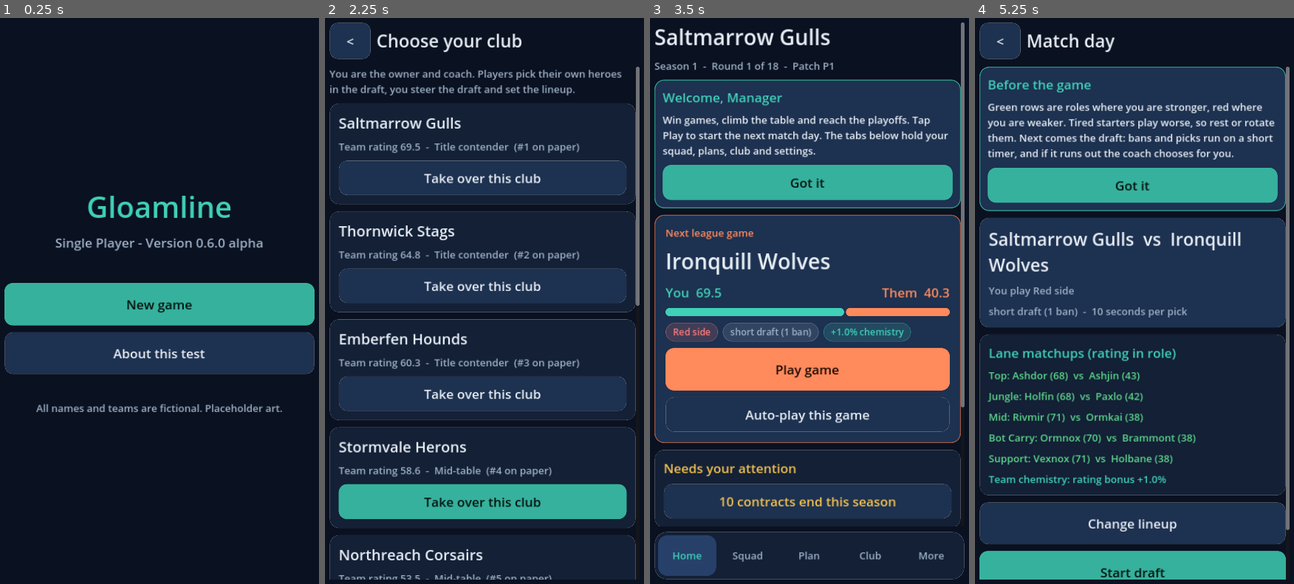
Above: before the commit, frames 1-4 (left to right).
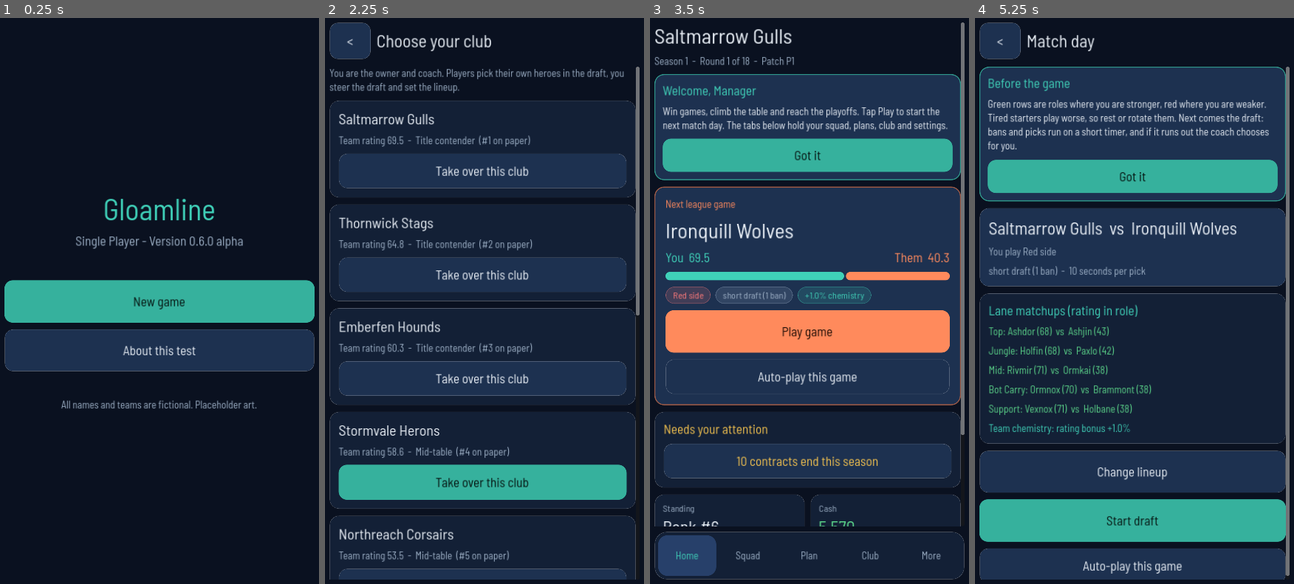
Above: after the commit, the same moments.

Repository: lowfuyi/MOBA-Manager-Dev
Game: Godot game, scene res://scenes/main.tscn
Two runs of this game, one before a commit and one after it. Both use one fixed random seed, a clock stepped at 60 frames per second and the inputs below.
Inputs:
- Up to frame 1 (0.25 s): no input
- Up to frame 2 (2.25 s): click "New game" at 0.5 s; click "<" at 1.25 s; click "New game" at 2 s
- Up to frame 3 (3.5 s): click "Take over this club" at 2.75 s
- Up to frame 4 (5.25 s): click "Play game" at 3.5 s; click "Start draft" at 4.25 s; click "<" at 5 s

The runs differ from the first frame. In frame 1, 5.2% of the frame differs, in the area x 1-99%, y 31-70%; in frame 2, 29%; in frame 3, 51%, in the area x 1-99%, y 1-97%; in frame 4, 43%.

Commit message:
WIP Alpha 0.7 build planning and font spike from agents still running (unreviewed)
Co-Authored-By: Claude Sonnet 5.5 <noreply@anthropic.com>
Claude-Session: https://claude.ai/code/session_01JASFmGF2NGFT2SSDw2Hj5Z

Diff:
--- /dev/null
+++ b/game/assets/fonts/default_font.tres
@@ -0,0 +1,10 @@
+[gd_resource type="FontVariation" load_steps=3 format=3]
+
+[ext_resource type="FontFile" path="res://assets/fonts/BarlowSemiCondensed-Regular.ttf" id="1"]
+
+[sub_resource type="SystemFont" id="SystemFont_fb"]
+font_names = PackedStringArray("sans-serif")
+
+[resource]
+base_font = ExtResource("1")
+fallbacks = [SubResource("SystemFont_fb")]
--- a/game/project.godot
+++ b/game/project.godot
@@ -11,6 +11,10 @@
 Strings="*res://src/core/strings.gd"
 App="*res://src/core/app.gd"
 
+[gui]
+
+theme/custom_font="res://assets/fonts/default_font.tres"
+
 [display]
 window/size/viewport_width=720
 window/size/viewport_height=1280
--- /dev/null
+++ b/game/tests/font_spike.gd
@@ -0,0 +1,234 @@
+extends SceneTree
+## Alpha 0.7 font spike (Engine / Graphics Programmer). Measures real Barlow Semi Condensed widths
+## in Godot's own text server, checks tnum, and checks the project default font reaches
+## Label and Button. Not part of run_all_checks.sh. Needs no autoloads.
+##   godot --headless --path game --script res://tests/font_spike.gd
+## Optional picture of the tnum check (needs a display): add `-- render=/some/dir`.
+
+const F := "res://assets/fonts/BarlowSemiCondensed-%s.ttf"
+const LANES := ["Top", "Mid", "Bot"]
+const PLACES := ["Stoneback", "Moonhulk", "The Cairn", "Wrenfell"]
+
+var _fails := 0
+var _w: Dictionary = {}
+
+
+func _font(weight: String, tnum: bool = false) -> Font:
+	var base: FontFile = load(F % weight)
+	if not tnum:
+		return base
+	var fv := FontVariation.new()
+	fv.base_font = base
+	fv.opentype_features = {"tnum": 1}
+	return fv
+
+
+func _width(font: Font, text: String, size: int) -> float:
+	return font.get_string_size(text, HORIZONTAL_ALIGNMENT_LEFT, -1, size).x
+
+
+func _check(ok: bool, what: String) -> void:
+	print("  [%s] %s" % ["ok" if ok else "FAIL", what])
+	if not ok:
+		_fails += 1
+
+
+func _labels() -> Array[String]:
+	var out: Array[String] = []
+	var f := FileAccess.open(ProjectSettings.globalize_path("res://").path_join("../docs/design/ACTION-VOCABULARY.md"), FileAccess.READ)
+	if f == null:
+		print("  cannot open ACTION-VOCABULARY.md")
+		return out
+	var in_catalogue := false
+	for line in f.get_as_text().split("\n"):
+		if line.begins_with("### 4.3"):
+			in_catalogue = true
+			continue
+		if in_catalogue and line.begins_with("## "):
+			break
+		if in_catalogue and line.begins_with("| `"):
+			var cols := line.split("|")
+			# cols: "", id, shown when, v1, v2, v3, ""
+			if cols.size() >= 7:
+				for i in [3, 4, 5]:
+					out.append(String(cols[i]).strip_edges())
+	return out
+
+
+func _initialize() -> void:
+	print("== Font spike, Godot %s ==" % Engine.get_version_info().string)
+	var args := OS.get_cmdline_user_args()
+	_intent_labels()
+	_titles_and_cards()
+	_tnum()
+	_theme_default()
+	var render := ""
+	for a in args:
+		if a.begins_with("render="):
+			render = a.substr(7)
+	if render != "":
+		await _render(render)
+	print("== font spike: %s ==" % ("ALL OK" if _fails == 0 else "%d FAILED" % _fails))
+	quit(0 if _fails == 0 else 1)
+
+
+func _intent_labels() -> void:
+	print("-- 1. Intent labels (ACTION-VOCABULARY 4.3), 24 px")
+	var labels := _labels()
+	_check(labels.size() == 156, "label count %d (spec: 156)" % labels.size())
+	for weight in ["Regular", "Medium", "SemiBold", "Bold"]:
+		var font := _font(weight)
+		var best := 0.0
+		var best_text := ""
+		var best_fill := ""
+		var total := 0.0
+		var n := 0
+		for raw in labels:
+			# Substitute every fill option and keep the widest realisation of the line.
+			var variants: Array[String] = [raw]
+			for key in ["{lane}", "{place}", "{hero}"]:
+				var next: Array[String] = []
+				for v in variants:
+					if not v.contains(key):
+						next.append(v)
+						continue
+					var opts: Array = LANES if key == "{lane}" else (PLACES if key == "{place}" else ["Gravenstone", "Tanglewick", "Tessarine"])
+					for o in opts:
+						next.append(v.replace(key, o))
+				variants = next
+			var line_best := 0.0
+			var line_text := ""
+			for v in variants:
+				var wv := _width(font, v, 24)
+				if wv > line_best:
+					line_best = wv
+					line_text = v
+			total += line_best
+			n += 1
+			if line_best > best:
+				best = line_best
+				best_text = line_text
+		print("  %-9s 24 px: longest %.1f px (\"%s\"), mean %.1f px over %d lines" % [weight, best, best_text, total / n, n])
+		_w["intent_" + weight] = best
+	var sb: float = _w["intent_SemiBold"]
+	print("  spec claims 239 px at SemiBold; measured %.1f px (difference %+.1f)" % [sb, sb - 239.0])
+	_check(absf(sb - 239.0) <= 5.0, "SemiBold longest within 5 px of the spec's 239")
+
+
+func _titles_and_cards() -> void:
+	print("-- 2. Draft titles at Bold 40 and hero names")
+	var bold := _font("Bold")
+	var claims := {"Your ban": 141.0, "Your pick": 150.0, "Their ban": 152.0, "Their pick": 161.0}
+	for t in claims:
+		var wv := _width(bold, t, 40)
+		print("  \"%s\" Bold 40: %.1f px (spec %.0f, difference %+.1f)" % [t, wv, claims[t], wv - claims[t]])
+		_check(absf(wv - claims[t]) <= 3.0, "%s within 3 px" % t)
+	print("  large-text room 106 px: \"Their\" %.1f, \"pick\" %.1f, \"Your\" %.1f (each must be <= 106)" % [_width(bold, "Their", 40), _width(bold, "pick", 40), _width(bold, "Your", 40)])
+	_check(_width(bold, "Their", 40) <= 106.0 and _width(bold, "pick", 40) <= 106.0, "large-text two-line split fits 106 px")
+	print("  header room beside back button/ring/help at normal size: 200 px")
+	for t in claims:
+		_check(_width(bold, t, 40) <= 200.0, "%s fits 200 px" % t)
+	for pair in [["Medium", 26], ["SemiBold", 26], ["SemiBold", 36], ["Bold", 36]]:
+		var wv := _width(_font(pair[0]), "Gravenstone", pair[1])
+		print("  \"Gravenstone\" %s %d: %.1f px (large-text card 183 wide, about 160 px text room; 40 px padding assumed by the spec)" % [pair[0], pair[1], wv])
+		_w["grav_%s_%d" % [pair[0], pair[1]]] = wv
+	_check(_w["grav_SemiBold_26"] <= 160.0, "Gravenstone SemiBold 26 fits the 160 px text room")
+	print("  Gravenstone at Heading 36 SemiBold %.1f px against the whole 183 px card: %s" % [_w["grav_SemiBold_36"], "fits only with <= %.0f px total side padding" % (183.0 - _w["grav_SemiBold_36"])])
+	# All 40 hero names at 26 SemiBold.
+	var f := FileAccess.open("res://data/heroes.json", FileAccess.READ)
+	var heroes: Array = JSON.parse_string(f.get_as_text())
+	var widest := 0.0
+	var widest_n := ""
+	for h in heroes:
+		var wv := _width(_font("SemiBold"), String(h["name"]), 26)
+		if wv > widest:
+			widest = wv
+			widest_n = h["name"]
+	print("  all %d hero names, SemiBold 26: widest \"%s\" %.1f px" % [heroes.size(), widest_n, widest])
+	var long_club := _width(_font("Regular"), "Northreach Corsairs", 32)
+	print("  \"Northreach Corsairs\" Regular 32: %.1f px (art bible 250); Bold 48: %.1f (art bible 391)" % [long_club, _width(_font("Bold"), "Northreach Corsairs", 48)])
+	print("  \"Season complete\" ExtraBold 64: %.1f (art bible 450)" % _width(_font("ExtraBold"), "Season complete", 64))
+
+
+func _tnum() -> void:
+	print("-- 3. Tabular numerals (FontVariation.opentype_features = tnum)")
+	for weight in ["Regular", "SemiBold", "Bold"]:
+		var plain := _font(weight)
+		var tab := _font(weight, true)
+		var p1 := _width(plain, "1111111", 32)
+		var p0 := _width(plain, "0000000", 32)
+		var t1 := _width(tab, "1111111", 32)
+		var t0 := _width(tab, "0000000", 32)
+		var t8 := _width(tab, "8888888", 32)
+		print("  %-8s 32 px, 7 digits: proportional 1s %.1f / 0s %.1f ; tnum 1s %.1f / 0s %.1f / 8s %.1f" % [weight, p1, p0, t1, t0, t8])
+		_check(absf(p1 - p0) > 10.0, "%s default digits are proportional (1 narrower than 0)" % weight)
+		_check(absf(t1 - t0) < 0.5 and absf(t0 - t8) < 0.5, "%s with tnum: all digits equal width" % weight)
+	var tab_r := _font("Regular", true)
+	_check(absf(_width(tab_r, "1,111", 32) - _width(tab_r, "9,999", 32)) < 0.5, "tnum: money strings 1,111 and 9,999 the same width")
+	_check(absf(_width(tab_r, "-12", 32) - _width(tab_r, "-88", 32)) < 0.5, "tnum: -12 and -88 the same width")
+	print("  tnum off for a plain FontVariation without features equals base: %.1f vs %.1f" % [_width(_font("Regular"), "1234", 32), _width(_font("Regular", false), "1234", 32)])
+
+
+func _theme_default() -> void:
+	print("-- 4. Project default font and fallbacks")
+	var custom := String(ProjectSettings.get_setting("gui/theme/custom_font", ""))
+	print("  gui/theme/custom_font = %s" % custom)
+	_check(custom != "", "project setting is present")
+	var root_ctrl := Control.new()
+	# Same shape as UI.make_theme(): a Theme with sizes and colours but NO default_font.
+	var th := Theme.new()
+	th.default_font_size = 32
+	th.set_font_size("font_size", "Button", 32)
+	root_ctrl.theme = th
+	var label := Label.new()
+	label.text = "Your pick"
+	var button := Button.new()
+	button.text = "Your pick"
+	root_ctrl.add_child(label)
+	root_ctrl.add_child(button)
+	get_root().add_child(root_ctrl)
+	for ctl in [label, button]:
+		var fnt: Font = ctl.get_theme_font("font")
+		var res := ""
+		if fnt is FontVariation:
+			res = "FontVariation over " + String((fnt as FontVariation).base_font.resource_path.get_file())
+		else:
+			res = fnt.resource_path
+		print("  %s font: %s" % [ctl.get_class(), res])
+		_check(res.contains("BarlowSemiCondensed-Regular"), "%s resolves to Barlow Regular through a theme with no default_font" % ctl.get_class())
+	var fb: Array = (label.get_theme_font("font") as FontVariation).fallbacks
+	_check(fb.size() == 1 and fb[0] is SystemFont, "default font has the SystemFont fallback")
+	var base: FontFile = load(F % "Regular")
+	_check(base.has_char("e".unicode_at(0)) and base.has_char(0x2212) and not base.has_char(0x2713), "Regular has Latin and minus (U+2212) and lacks the tick (U+2713), as the art bible says")
+	root_ctrl.queue_free()
+
+
+func _render(dir: String) -> void:
+	print("-- 5. Render the tnum picture to %s" % dir)
+	var panel := ColorRect.new()
+	panel.color = Color("0d141c")
+	panel.size = Vector2(720, 520)
+	get_root().add_child(panel)
+	var y := 10
+	for pair in [["Regular (proportional)", false], ["Regular tnum", true]]:
+		for s in ["1,111  0,000  8,888", "12  88  -77  1:11  100"]:
+			var l := Label.new()
+			l.text = "%s  %s" % [s, pair[0]]
+			l.add_theme_font_override("font", _font("Regular", pair[1]))
+			l.add_theme_font_size_override("font_size", 32)
+			l.position = Vector2(10, y)
+			panel.add_child(l)
+			y += 48
+	for pair in [["Bold", 40, "Their pick"], ["SemiBold", 24, "Fight now, objective later"], ["ExtraBold", 64, "Victory"]]:
+		var l := Label.new()
+		l.text = pair[2]
+		l.add_theme_font_override("font", _font(pair[0]))
+		l.add_theme_font_size_override("font_size", pair[1])
+		l.position = Vector2(10, y)
+		panel.add_child(l)
+		y += pair[1] + 14
+	for i in 3:
+		await process_frame
+	await RenderingServer.frame_post_draw
+	var img := get_root().get_texture().get_image()
+	img.save_png(dir.path_join("font_spike_tnum.png"))
Binary file added: game/assets/fonts/BarlowSemiCondensed-Bold.ttf
Binary file added: game/assets/fonts/BarlowSemiCondensed-ExtraBold.ttf
Binary file added: game/assets/fonts/BarlowSemiCondensed-Medium.ttf
Binary file added: game/assets/fonts/BarlowSemiCondensed-Regular.ttf
Binary file added: game/assets/fonts/BarlowSemiCondensed-SemiBold.ttf
Not shown, added: game/assets/fonts/OFL.txt
